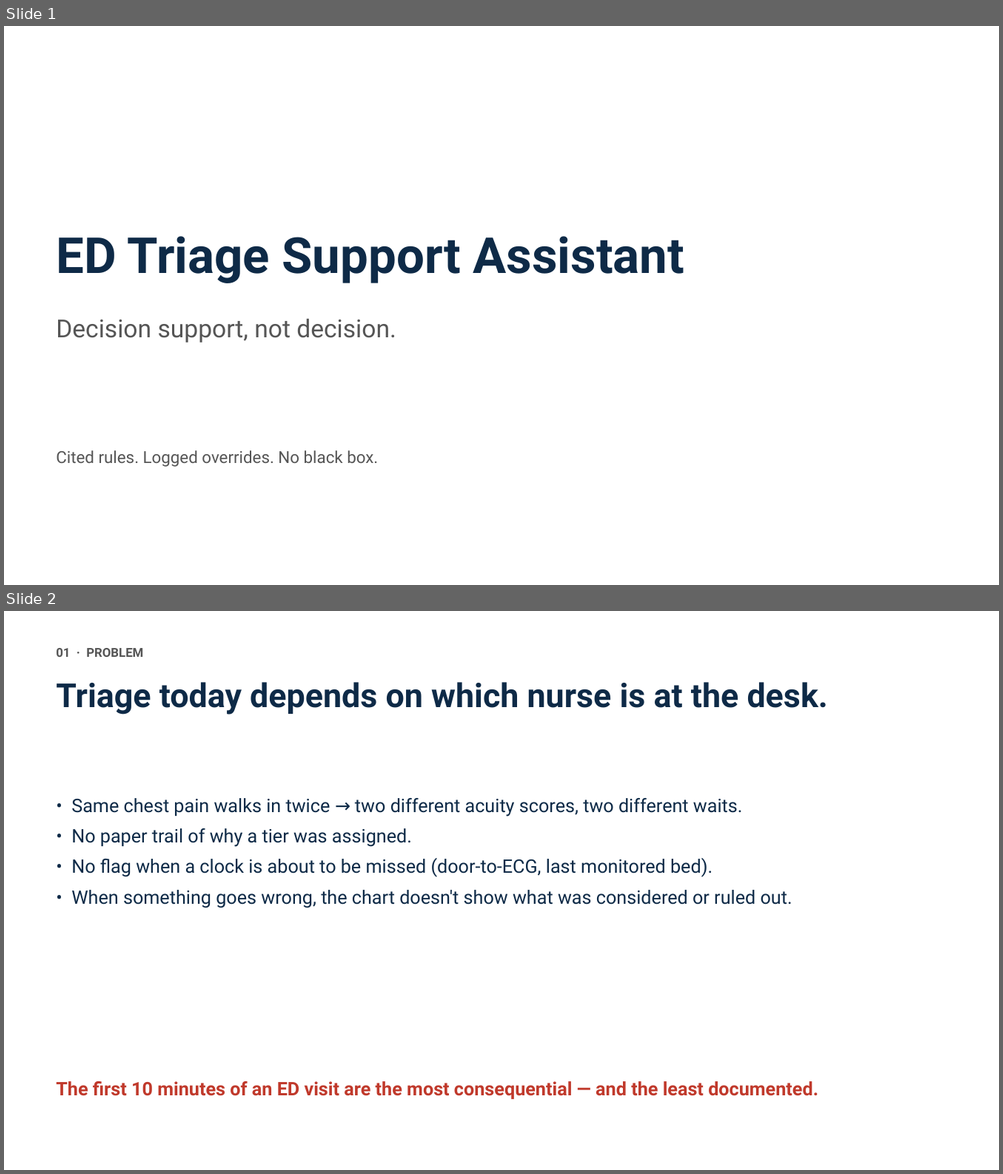
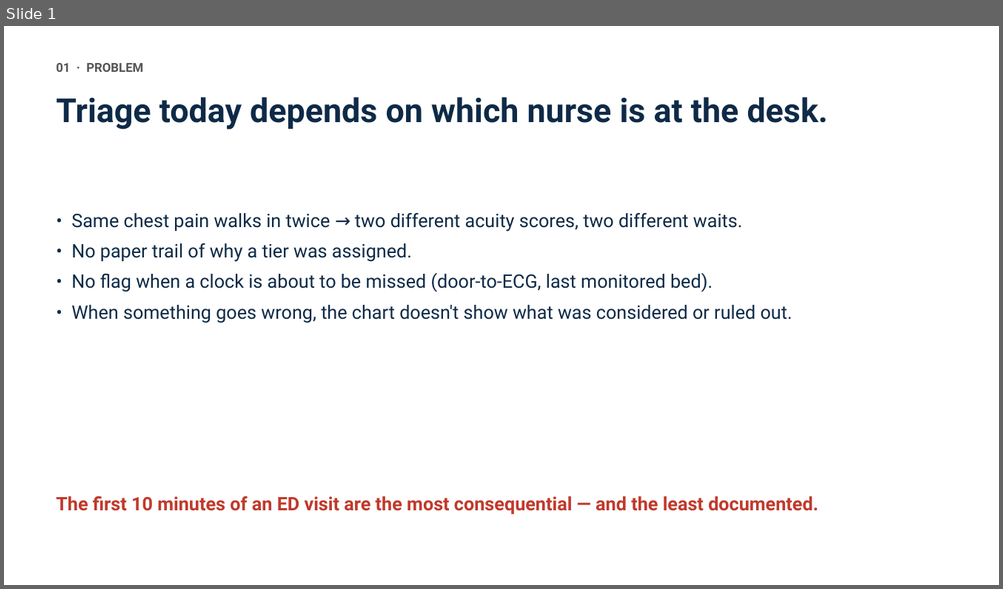
Before and after one commit to anix-lynch/er-triage-v2, a slide deck: pitch.pptx. Shown one above the other, each under a label of ours: slides 1 and 2 before the commit, slide 1 after it. The pictures are 1003x1174 and 1003x589 pixels, drawn with LibreOffice and Linux fonts; fonts in the diff are those of the drawing. Boxes give left, top, right and bottom in pixels: in the first picture for what was removed or moved away, otherwise in the second. Text is boxed around its words. In the diff, an @@ line names an element or a change of style, - is before the commit and + after.

```diff
--- a/pitch.pptx
+++ b/pitch.pptx
@@ slide 1 removed at (4, 26, 999, 585), background #FFFFFF @@
@@ text removed at (56, 236, 685, 284) @@
-ED Triage Support Assistant
@@ text removed at (56, 319, 396, 343) @@
-Decision support, not decision.
@@ text removed at (56, 451, 378, 467) @@
-Cited rules. Logged overrides. No black box.
@@ what was slide 2 is now slide 1 @@
```
Also in this commit, not shown: 3 other slides removed, 1 other file.
